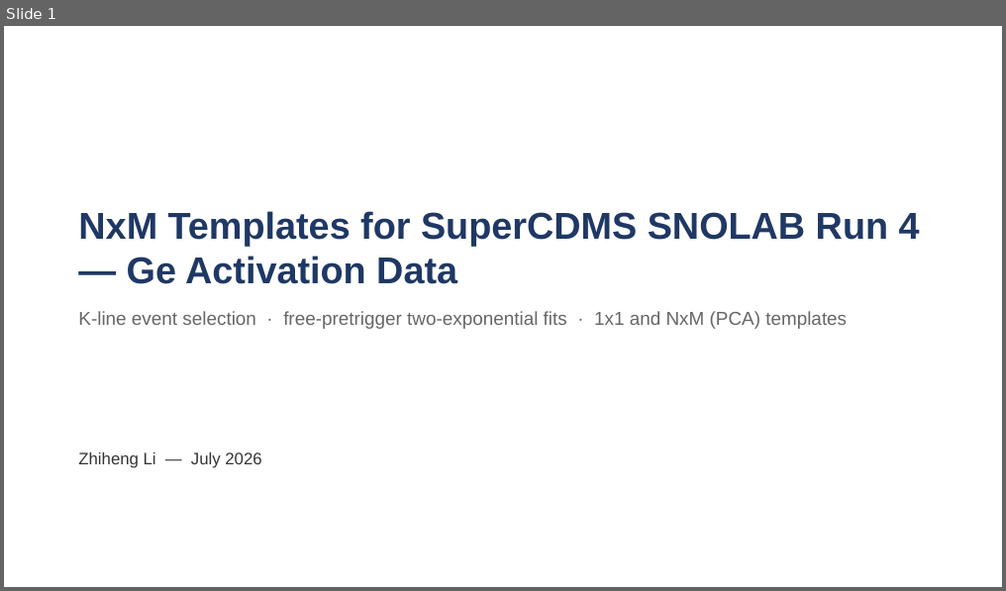
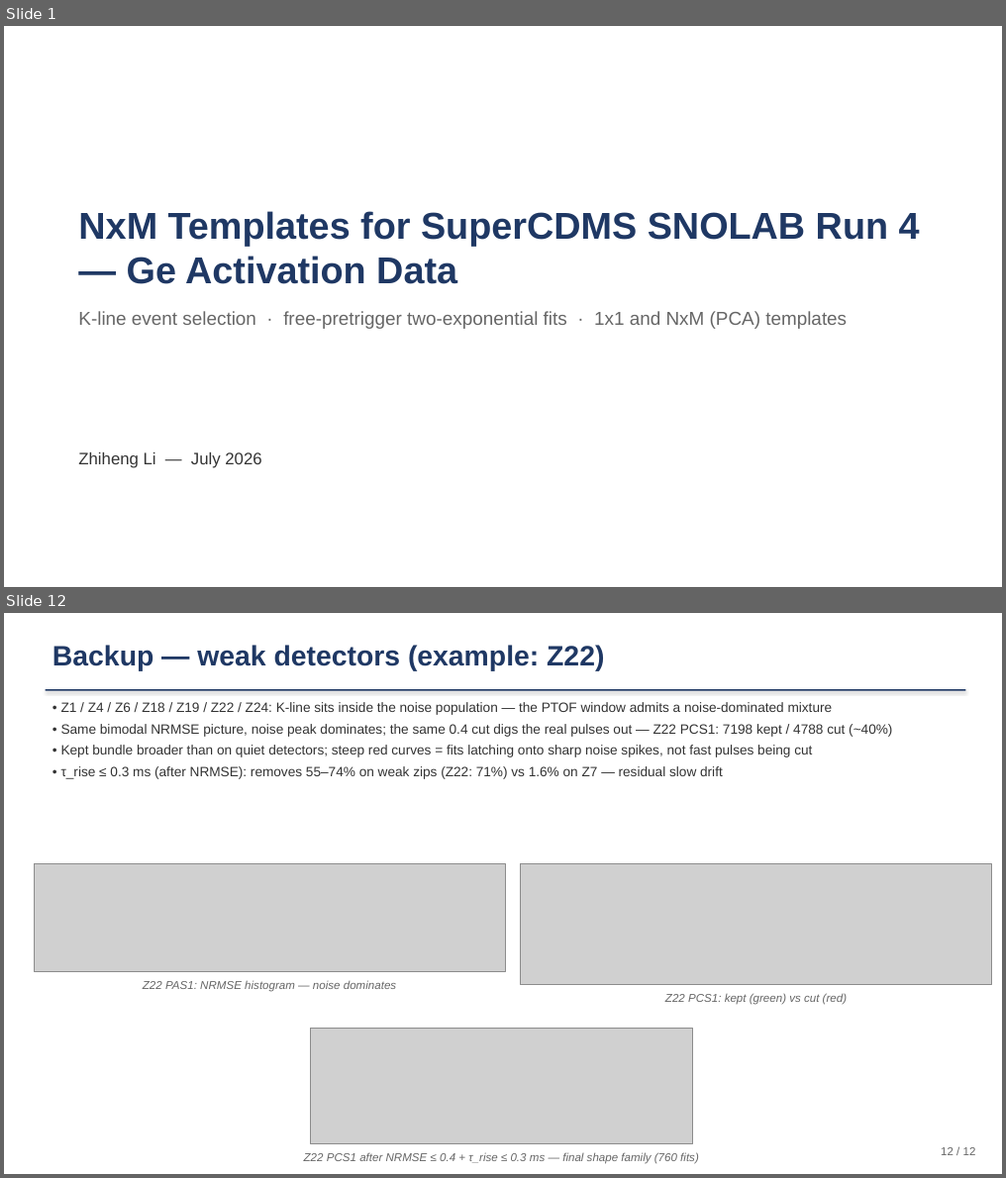
Before and after one commit to ZhihengLi0/urop, a slide deck: snolab/presentation/SNOLAB_R4_pulse_templates_20260715.pptx. Shown one above the other, each under a label of ours: slide 1 before the commit, slides 1 and 12 after it; the slides between them are not shown. The pictures are 1006x591 and 1006x1178 pixels, drawn with LibreOffice and Linux fonts; fonts in the diff are those of the drawing; grey boxes stand for pictures. Boxes give left, top, right and bottom in pixels: in the first picture for what was removed or moved away, otherwise in the second. Text is boxed around its words. In the diff, an @@ line names an element or a change of style, - is before the commit and + after.

```diff
--- a/snolab/presentation/SNOLAB_R4_pulse_templates_20260715.pptx
+++ b/snolab/presentation/SNOLAB_R4_pulse_templates_20260715.pptx
@@ slide 12 added at [4, 613, 1002, 1174], background #FFFFFF @@
@@ text added at [53, 645, 604, 671], 27 pt, text #1F3864, bold @@
+Backup — weak detectors (example: Z22)
@@ rectangle added at [46, 689, 966, 691], fill #1F3864 @@
@@ text added at [61, 702, 892, 779], 13 pt, text #333333 @@
+• Z1 / Z4 / Z6 / Z18 / Z19 / Z22 / Z24: K-line sits inside the noise population — the PTOF window admits a noise-dominated mixture
+• Same bimodal NRMSE picture, noise peak dominates; the same 0.4 cut digs the real pulses out — Z22 PCS1: 7198 kept / 4788 cut (~40%)
+• Kept bundle broader than on quiet detectors; steep red curves = fits latching onto sharp noise spikes, not fast pulses being cut
+• τ_rise ≤ 0.3 ms (after NRMSE): removes 55–74% on weak zips (Z22: 71%) vs 1.6% on Z7 — residual slow drift
@@ picture added at [34, 863, 506, 971] @@
@@ picture added at [521, 863, 992, 985] @@
@@ text added at [143, 980, 396, 992], 11 pt, text #666666, italic @@
+Z22 PAS1: NRMSE histogram — noise dominates
@@ text added at [665, 993, 846, 1005], 11 pt, text #666666, italic @@
+Z22 PCS1: kept (green) vs cut (red)
@@ picture added at [311, 1029, 693, 1145] @@
@@ text added at [304, 1153, 699, 1164], 11 pt, text #666666, italic @@
+Z22 PCS1 after NRMSE ≤ 0.4 + τ_rise ≤ 0.3 ms — final shape family (760 fits)
@@ text added at [941, 1148, 976, 1156], 11 pt, text #666666 @@
+12 / 12
```
Also in this commit, not shown: 10 slides changed, 9 other files.
